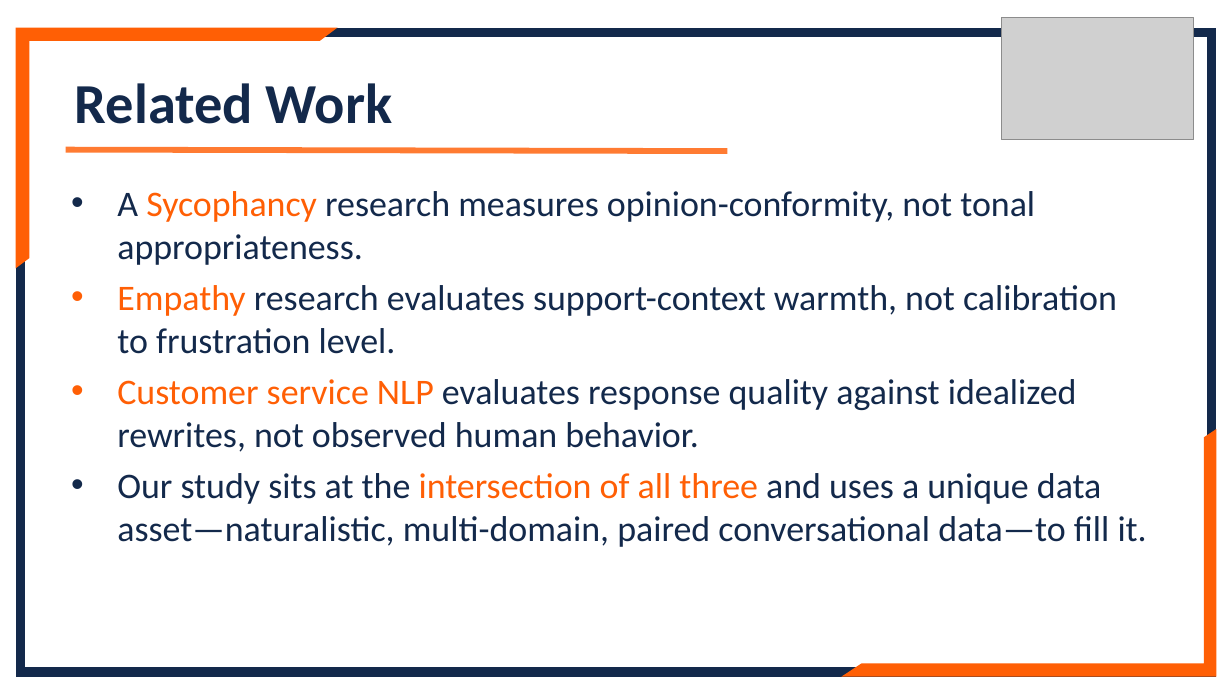
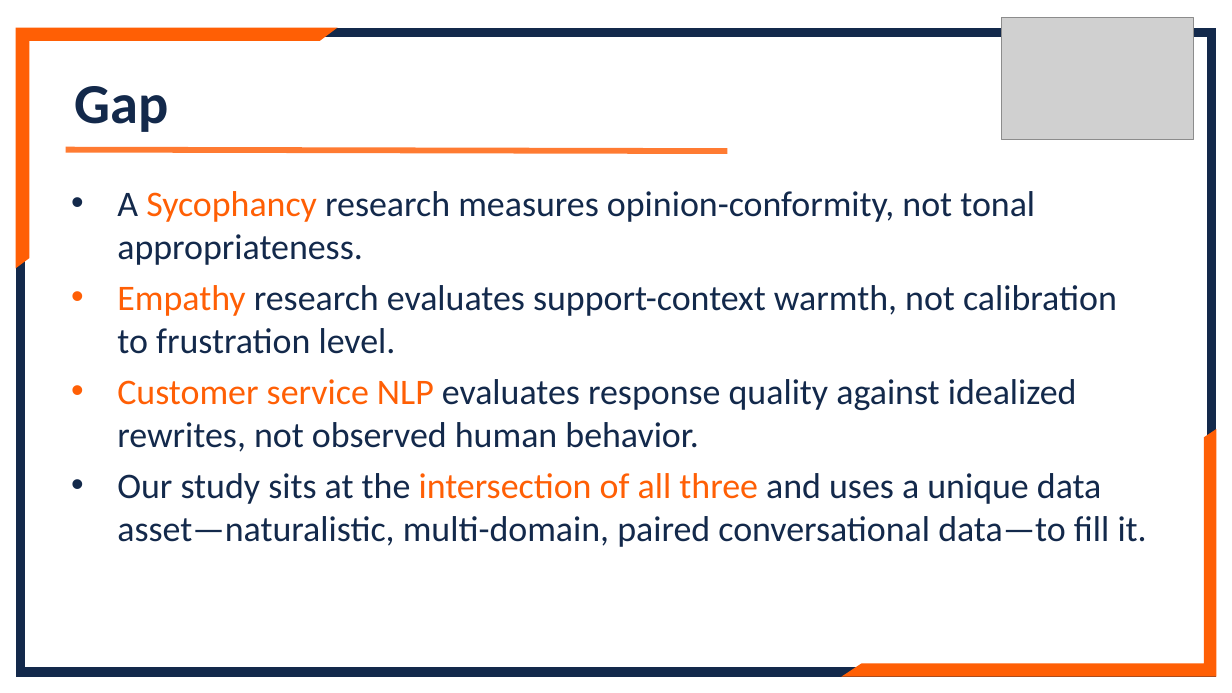
Before and after one commit to lennylin1998/ecs-llm, a slide deck: slide 6 of src/Files/Final_ppt.pptx. Drawn at 1232x693 pixels with LibreOffice and Linux fonts; fonts in the diff are those of the drawing; grey boxes stand for pictures. Boxes give left, top, right and bottom in pixels: in the first picture for what was removed or moved away, otherwise in the second. Text is boxed around its words. In the diff, an @@ line names an element or a change of style, - is before the commit and + after.

```diff
--- a/src/Files/Final_ppt.pptx
+++ b/src/Files/Final_ppt.pptx
@@ text at (x1=75, y1=86, x2=169, y2=132): text changed @@
-Related Work
+Gap
```
Also in this commit, not shown: 2 other slides changed, 1 slide removed.
